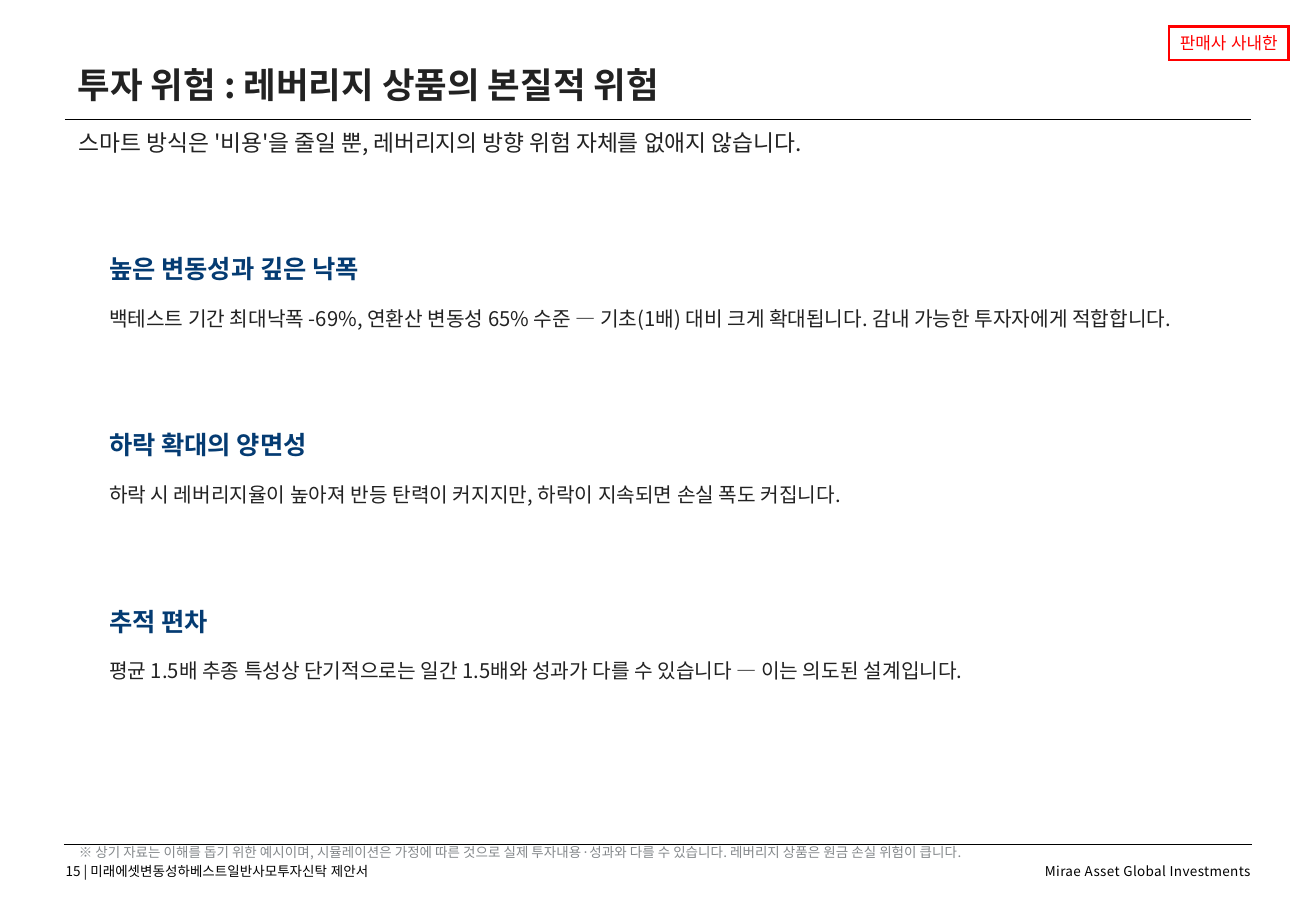
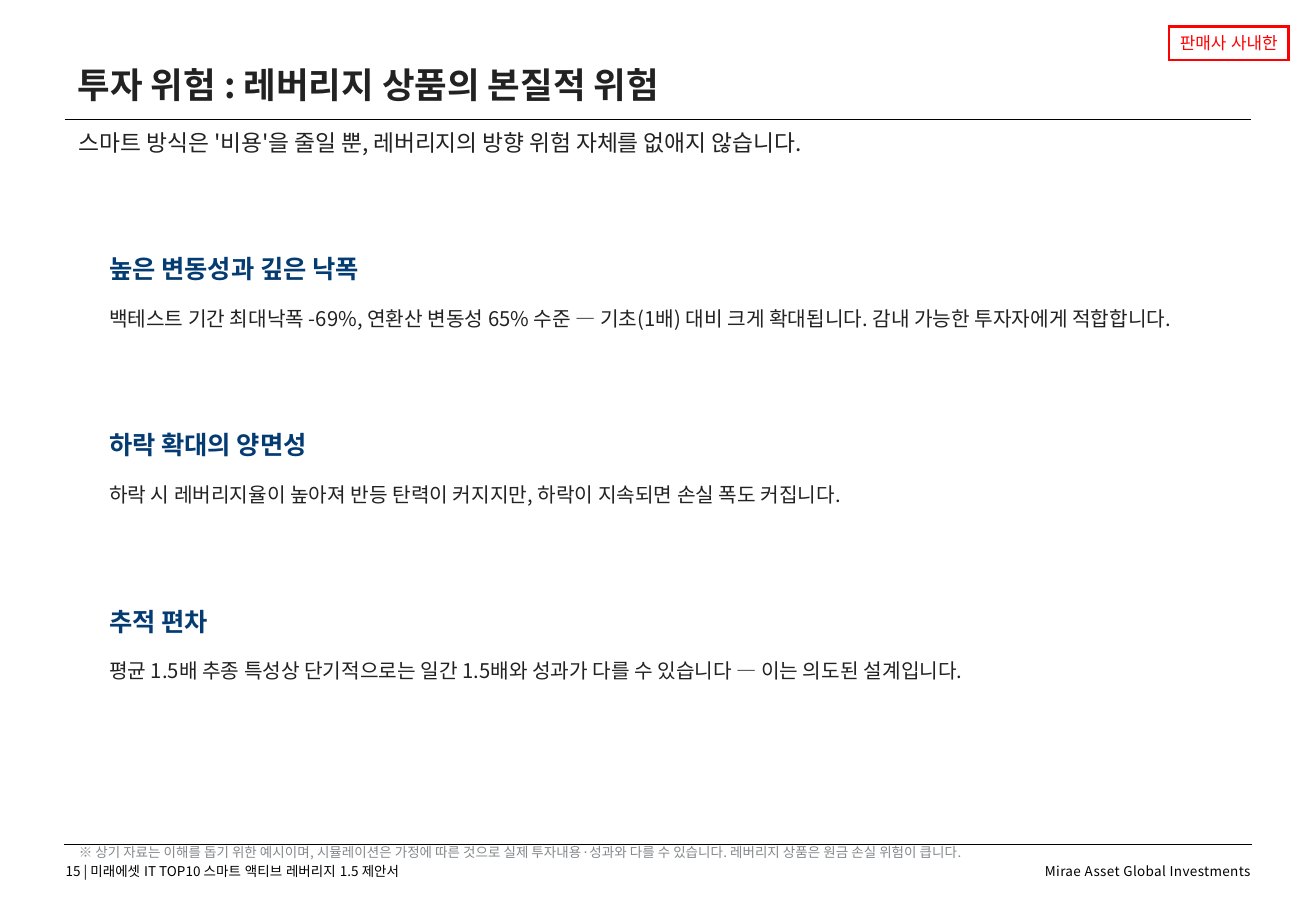
Before and after one commit to gamer383-bit/Volatility-Fund, a slide deck: slide 15 of 제안서/IT_TOP10_스마트액티브레버리지15_v1_20260812.pptx. Drawn at 1316x911 pixels with LibreOffice and Linux fonts; fonts in the diff are those of the drawing. Boxes give left, top, right and bottom in pixels: in the first picture for what was removed or moved away, otherwise in the second. Text is boxed around its words. In the diff, an @@ line names an element or a change of style, - is before the commit and + after.

```diff
--- a/제안서/IT_TOP10_스마트액티브레버리지15_v1_20260812.pptx
+++ b/제안서/IT_TOP10_스마트액티브레버리지15_v1_20260812.pptx
@@ text at bbox=[66, 865, 399, 877]: text changed @@
-15 | 미래에셋변동성하베스트일반사모투자신탁 제안서
+15 | 미래에셋 IT TOP10 스마트 액티브 레버리지 1.5 제안서
```
Also in this commit, not shown: 21 other slides changed.
